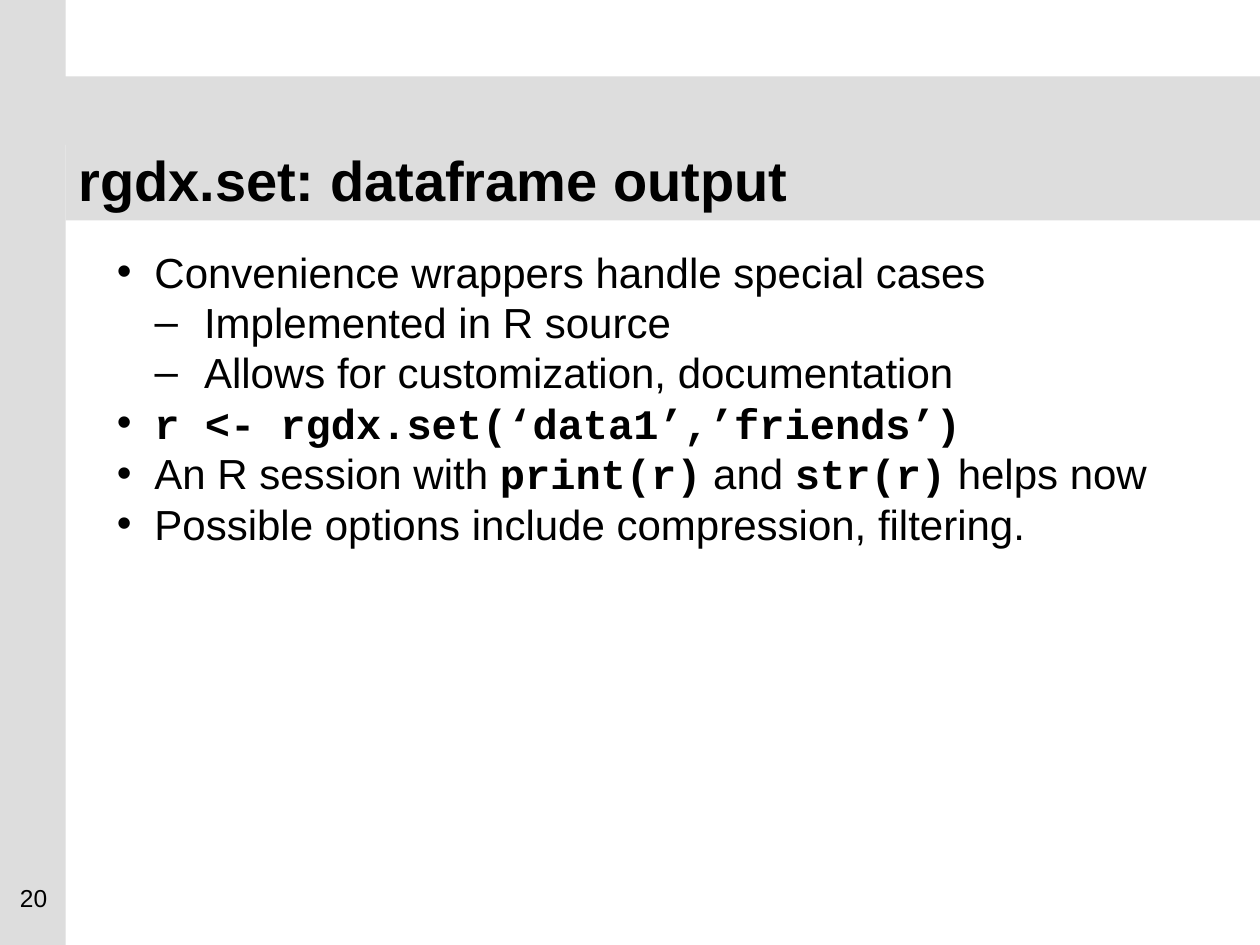
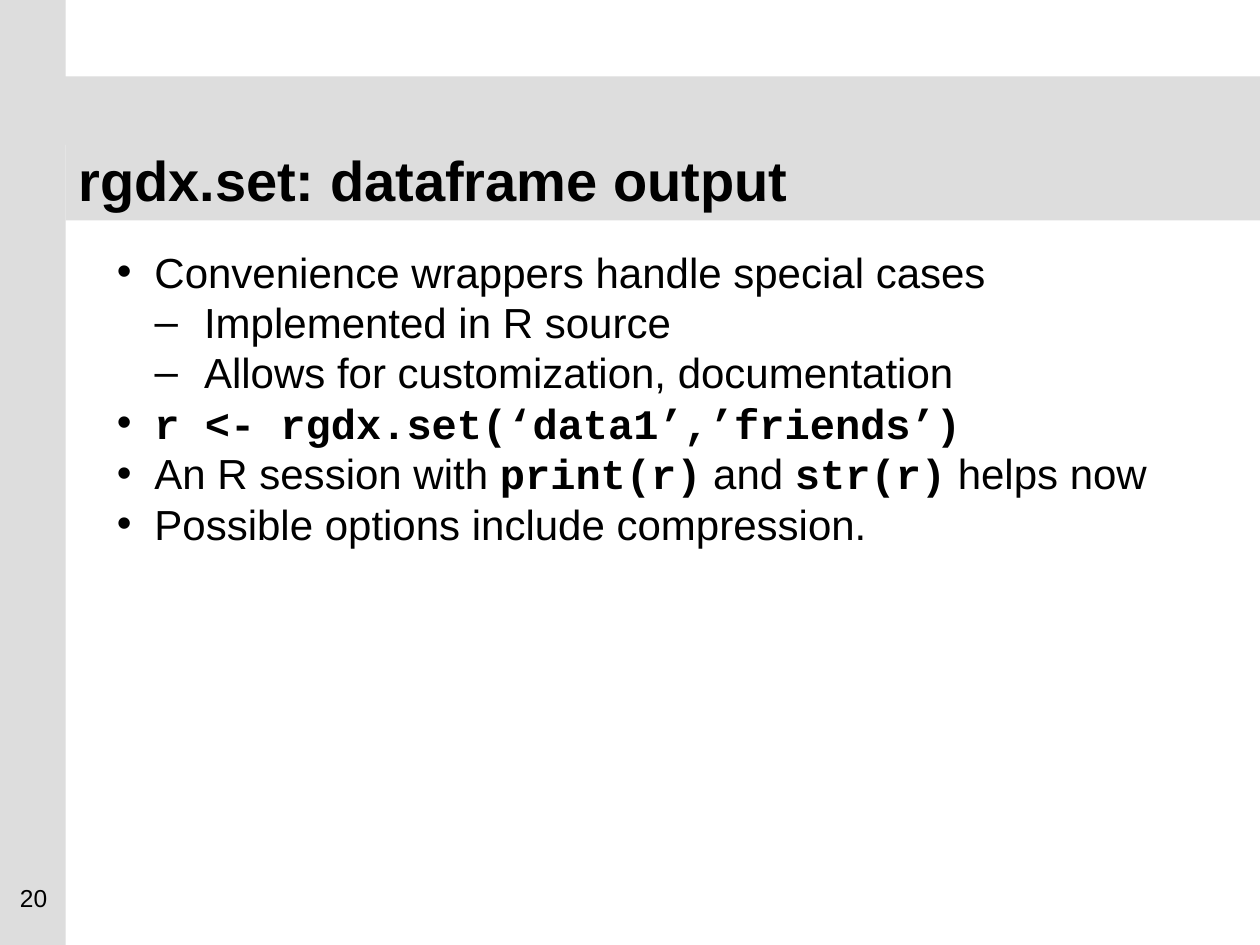
Before and after one commit to GAMS-dev/gdxrrw, a slide deck: slide 20 of sandbox/ISMP_Berlin_2012_GDXRRW.pptx. Drawn at 1260x945 pixels with LibreOffice and Linux fonts; fonts in the diff are those of the drawing; background and template pictures are left out. Boxes give left, top, right and bottom in pixels: in the first picture for what was removed or moved away, otherwise in the second. Text is boxed around its words. In the diff, an @@ line names an element or a change of style, - is before the commit and + after.

```diff
--- a/sandbox/ISMP_Berlin_2012_GDXRRW.pptx
+++ b/sandbox/ISMP_Berlin_2012_GDXRRW.pptx
@@ text at (154, 509, 867, 548): text changed @@
-• Possible options include compression, filtering.
+• Possible options include compression.
```
Also in this commit, not shown: 8 other slides changed, 1 slide added, 11 slides removed.
